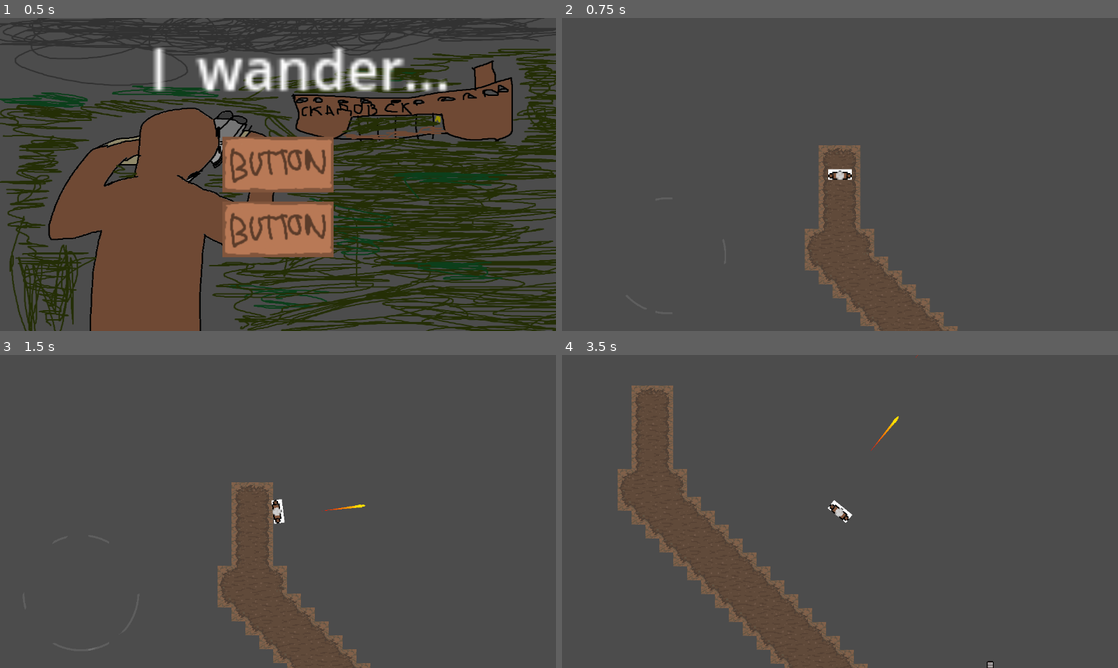
Above: before the commit, frames 1-4 (two rows, left to right).
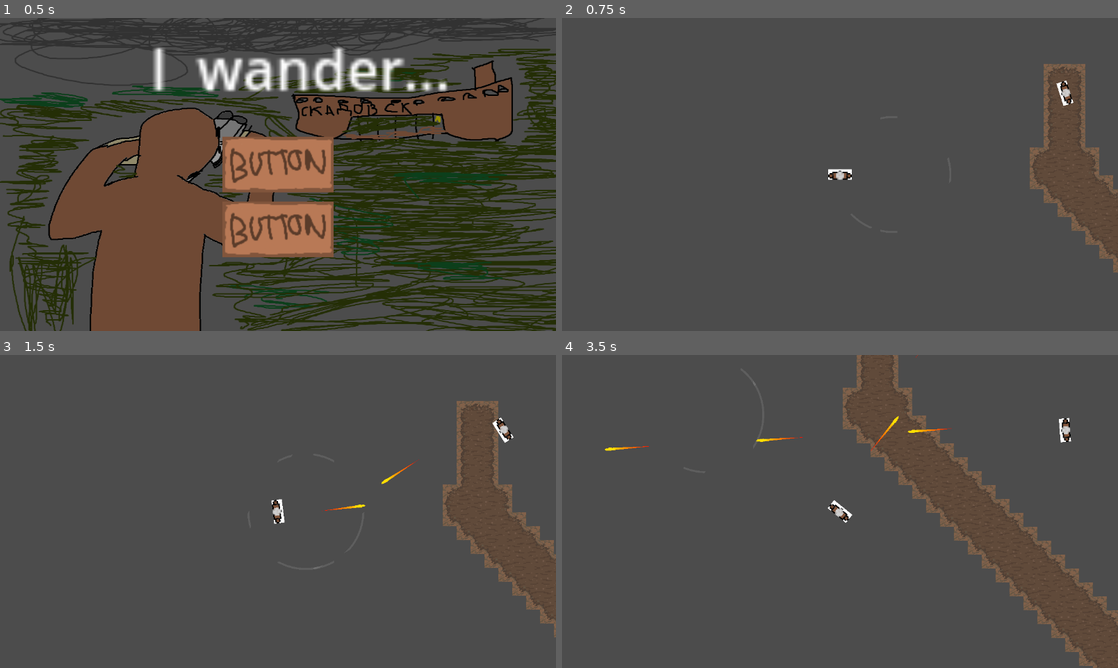
Above: after the commit, the same moments.

Repository: aleziz01/StalkerGame
Game: Godot game, scene res://scenes/main_menu.tscn
Same seed, same stepped clock (60 frames per second), same inputs: the game is played once before the commit and once after it.
Inputs (mouse positions are in pixels of both pictures, inside the frame that each line leads up to):
- Up to frame 1 (0.5 s): no input
- Up to frame 2 (0.75 s): click (840, 165) at 0.5 s
- Up to frame 3 (1.5 s): tap Enter at 1.25 s; move the mouse to (400, 495) at 1.27 s; press the mouse at (400, 495) at 1.28 s; hold D (right) from 1.28 s (still down)
- Up to frame 4 (3.5 s): move the mouse to (728, 527) at 2.02 s; release D (right) at 2.03 s; release the mouse at (728, 527) at 2.03 s; hold S (down) 2.03-2.78 s; click (728, 527) at 2.1 s; move the mouse to (895, 442) at 2.77 s; press the mouse at (895, 442) at 2.78 s; hold D (right) from 2.78 s (still down)

Frame 1 is identical in both runs. In frame 2, 4.0% of the frame differs, in the area x 43-100%, y 14-100%; in frame 3, 4.5%; in frame 4, 7.8%, in the area x 7-100%, y 0-100%.
Error after the commit: Invalid access to property or key 'dead' on a base object of type 'CharacterBody2D (character.gd)'. (res://scripts/anomaly.gd:5)

Commit message:
stopping for now

Diff:
--- a/scenes/anomaly.tscn
+++ b/scenes/anomaly.tscn
@@ -1,7 +1,8 @@
-[gd_scene load_steps=14 format=3 uid="uid://d05xq7y0dmevf"]
+[gd_scene load_steps=15 format=3 uid="uid://d05xq7y0dmevf"]
 
 [ext_resource type="Script" uid="uid://bb5eup55q0iw8" path="res://scripts/anomaly.gd" id="1_nacbu"]
 [ext_resource type="AudioStream" uid="uid://ddh02cu0oh5k3" path="res://music/stalkerish_song.mp3" id="2_3fuoq"]
+[ext_resource type="PackedScene" uid="uid://54t8qhs1mgcg" path="res://scenes/player.tscn" id="3_c5mn1"]
 
 [sub_resource type="CircleShape2D" id="CircleShape2D_3fuoq"]
 radius = 126.09917
@@ -77,9 +78,11 @@
 [node name="Anomaly" type="Node2D"]
 script = ExtResource("1_nacbu")
 
-[node name="Area2D" type="Area2D" parent="."]
+[node name="detectionArea" type="Area2D" parent="."]
+collision_layer = 0
+collision_mask = 192
 
-[node name="CollisionShape2D" type="CollisionShape2D" parent="Area2D"]
+[node name="CollisionShape2D" type="CollisionShape2D" parent="detectionArea"]
 shape = SubResource("CircleShape2D_3fuoq")
 
 [node name="Timer" type="Timer" parent="."]
@@ -112,3 +115,8 @@
 
 [node name="AudioStreamPlayer2D" type="AudioStreamPlayer2D" parent="."]
 stream = ExtResource("2_3fuoq")
+
+[node name="Player" parent="." instance=ExtResource("3_c5mn1")]
+position = Vector2(-121.815, 0)
+
+[connection signal="body_entered" from="detectionArea" to="." method="_on_detection_area_body_entered"]
--- a/scripts/anomaly.gd
+++ b/scripts/anomaly.gd
@@ -1 +1,11 @@
 extends Node2D
+
+
+func _on_detection_area_body_entered(body: Node2D) -> void:
+	if body.is_in_group("entity") && !body.dead:
+		spin(body)
+
+func spin(body):
+	var radius=121
+	while true:
+		await get_tree().create_timer(get_process_delta_time())
